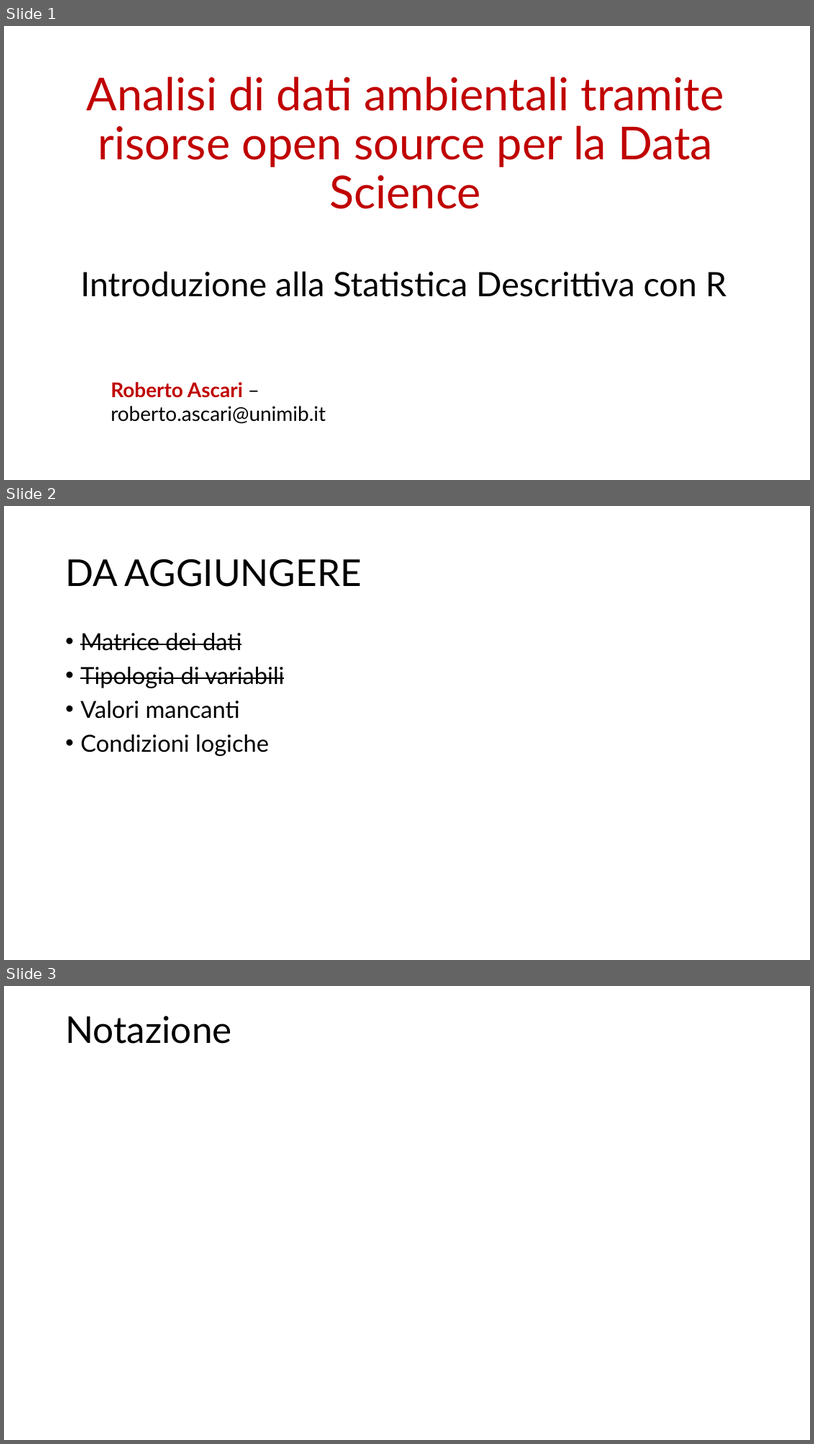
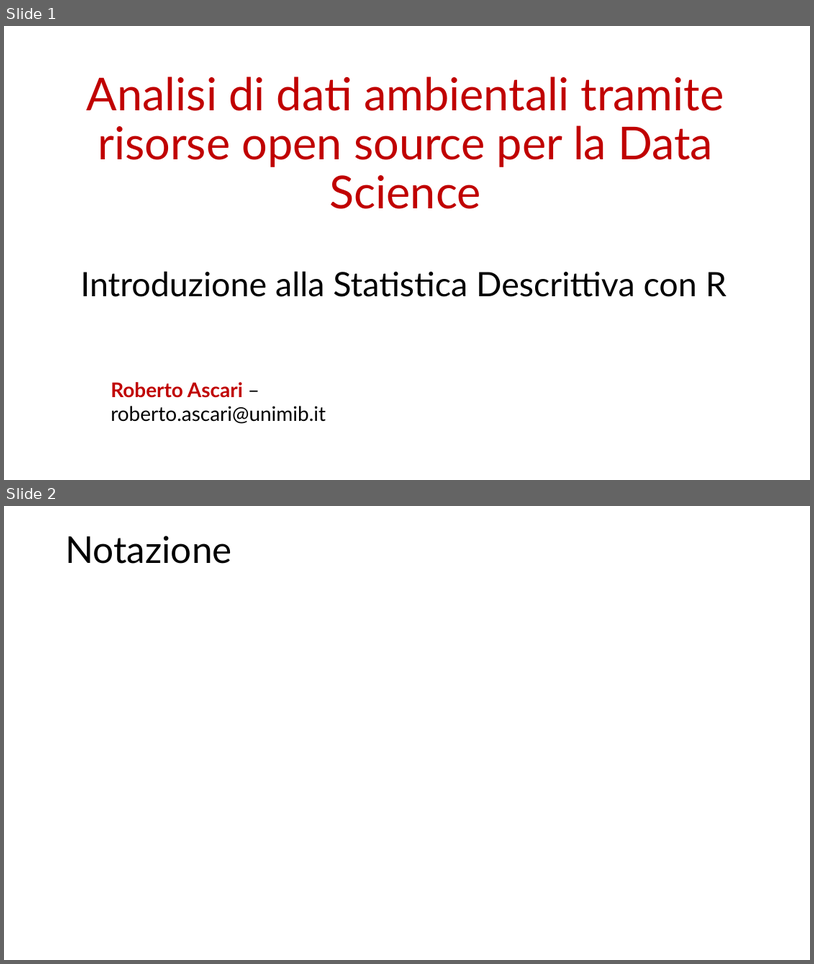
Before and after one commit to rborgoni/B.STAT.5, a slide deck: IntroR/BSTAT5 - IntroR - 1.pptx. Shown one above the other, each under a label of ours: slides 1, 2 and 3 before the commit, slides 1 and 2 after it. The pictures are 814x1444 and 814x964 pixels, drawn with LibreOffice and Linux fonts; fonts in the diff are those of the drawing; grey boxes stand for pictures. Boxes give left, top, right and bottom in pixels: in the first picture for what was removed or moved away, otherwise in the second. Text is boxed around its words. In the diff, an @@ line names an element or a change of style, - is before the commit and + after.

```diff
--- a/IntroR/BSTAT5 - IntroR - 1.pptx
+++ b/IntroR/BSTAT5 - IntroR - 1.pptx
@@ slide 2 removed at (4, 506, 810, 960), background #FFFFFF @@
@@ title removed at (65, 559, 362, 587) @@
-DA AGGIUNGERE
@@ text removed at (80, 633, 284, 756) @@
-• Matrice dei dati
-• Tipologia di variabili
-• Valori mancanti
-• Condizioni logiche
@@ what was slide 3 is now slide 2 @@
```
Also in this commit, not shown: 1 slide changed, 1 slide added, 6 other files.
